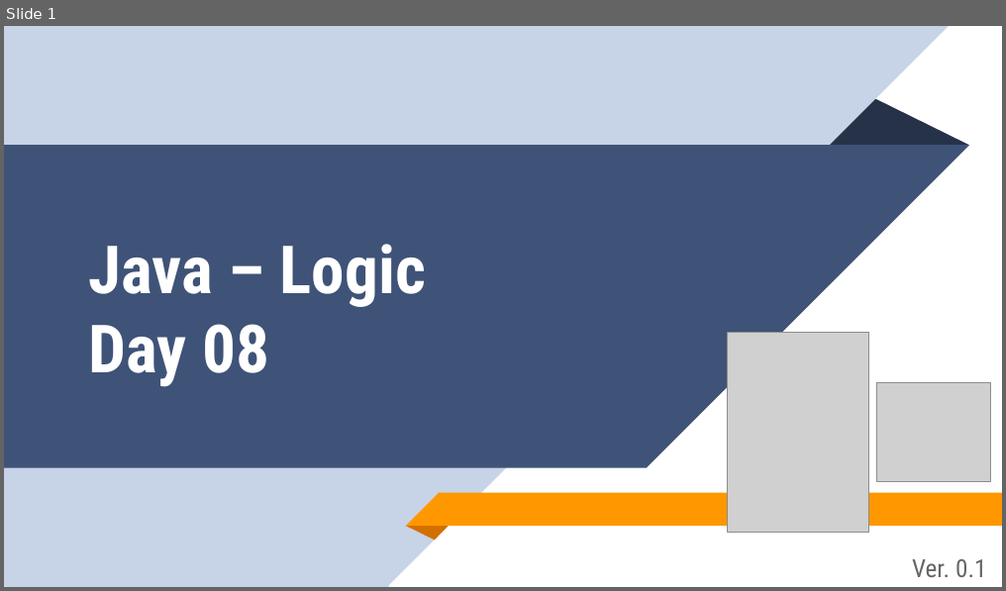
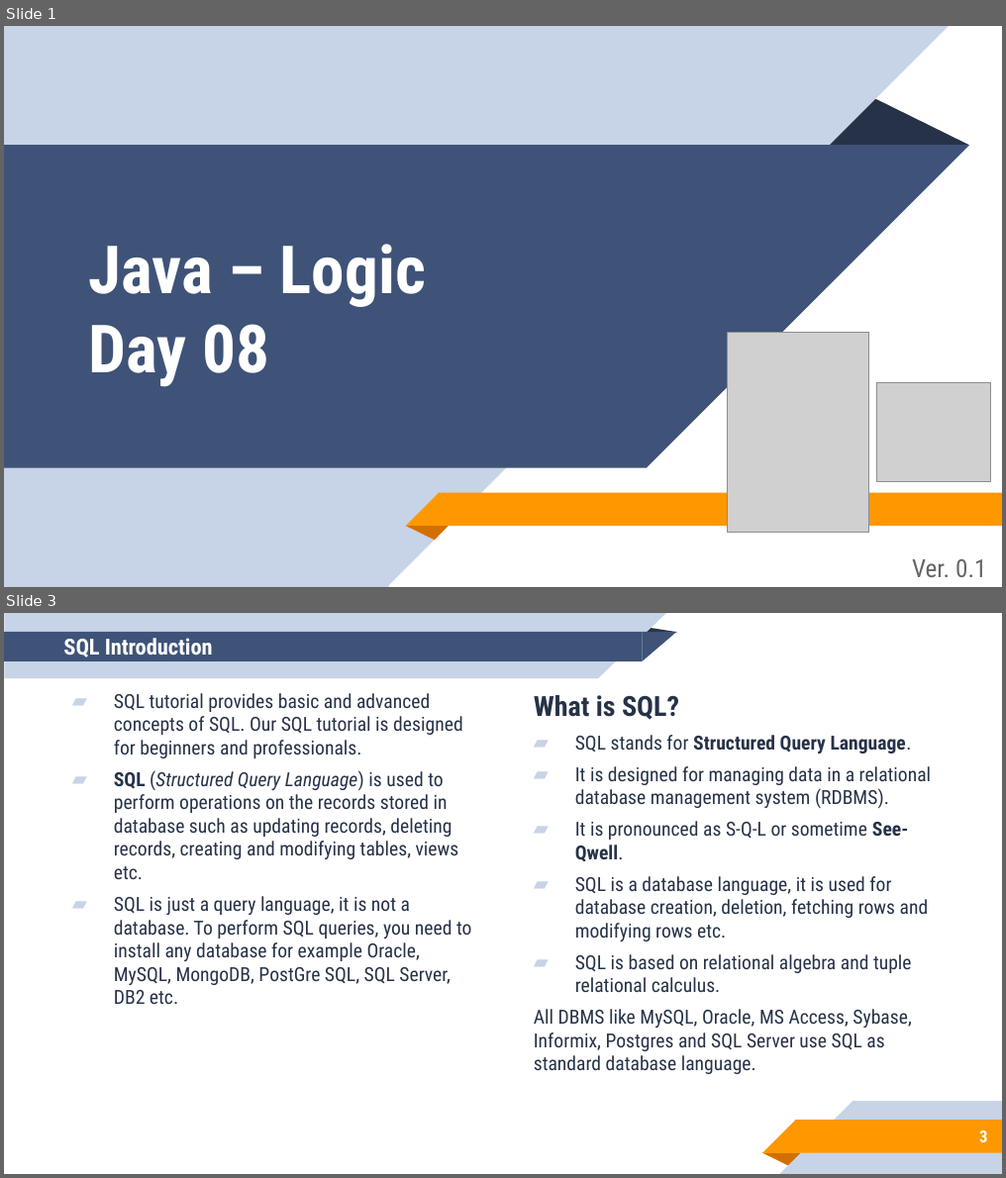
Before and after one commit to aronipurwanto/materi-xa, a slide deck: java/java-logic/Slide-Java-Logic-08.pptx. Shown one above the other, each under a label of ours: slide 1 before the commit, slides 1 and 3 after it; the slides between them are not shown. The pictures are 1006x591 and 1006x1178 pixels, drawn with LibreOffice and Linux fonts; fonts in the diff are those of the drawing; grey boxes stand for pictures. Boxes give left, top, right and bottom in pixels: in the first picture for what was removed or moved away, otherwise in the second. Text is boxed around its words. In the diff, an @@ line names an element or a change of style, - is before the commit and + after.

```diff
--- a/java/java-logic/Slide-Java-Logic-08.pptx
+++ b/java/java-logic/Slide-Java-Logic-08.pptx
@@ slide 3 added at bbox=[4, 613, 1002, 1174], background #FFFFFF @@
@@ title added at bbox=[63, 638, 213, 658], 16 pt, text #FFFFFF, bold @@
+SQL Introduction
@@ group added at bbox=[4, 613, 677, 679]: 2 rectangles, 2 right triangles, 1 triangle @@
@@ text added at bbox=[114, 693, 471, 1004], 14 pt, text #263248 @@
+▰ SQL tutorial provides basic and advanced concepts of SQL. Our SQL tutorial is designed for beginners and professionals.
+▰ SQL (Structured Query Language) is used to perform operations on the records stored in database such as updating records, deleting records, creating and modifying tables, views etc.
+▰ SQL is just a query language, it is not a database. To perform SQL queries, you need to install any database for example Oracle, MySQL, MongoDB, PostGre SQL, SQL Server, DB2 etc.
@@ text added at bbox=[534, 695, 931, 1074], 14 pt, text #263248 @@
+What is SQL?
+▰ SQL stands for Structured Query Language.
+▰ It is designed for managing data in a relational database management system (RDBMS).
+▰ It is pronounced as S-Q-L or sometime See-Qwell.
+▰ SQL is a database language, it is used for database creation, deletion, fetching rows and modifying rows etc.
+▰ SQL is based on relational algebra and tuple relational calculus.
+All DBMS like MySQL, Oracle, MS Access, Sybase, Informix, Postgres and SQL Server use SQL as standard database language.
@@ group added at bbox=[762, 1101, 1002, 1173]: 2 rectangles, 2 right triangles, 1 triangle @@
@@ page number added at bbox=[979, 1131, 987, 1143], 12 pt, text #FFFFFF, bold @@
+3
```
Also in this commit, not shown: 1 slide changed, 15 other slides added, 1 slide removed, 21 other files.
